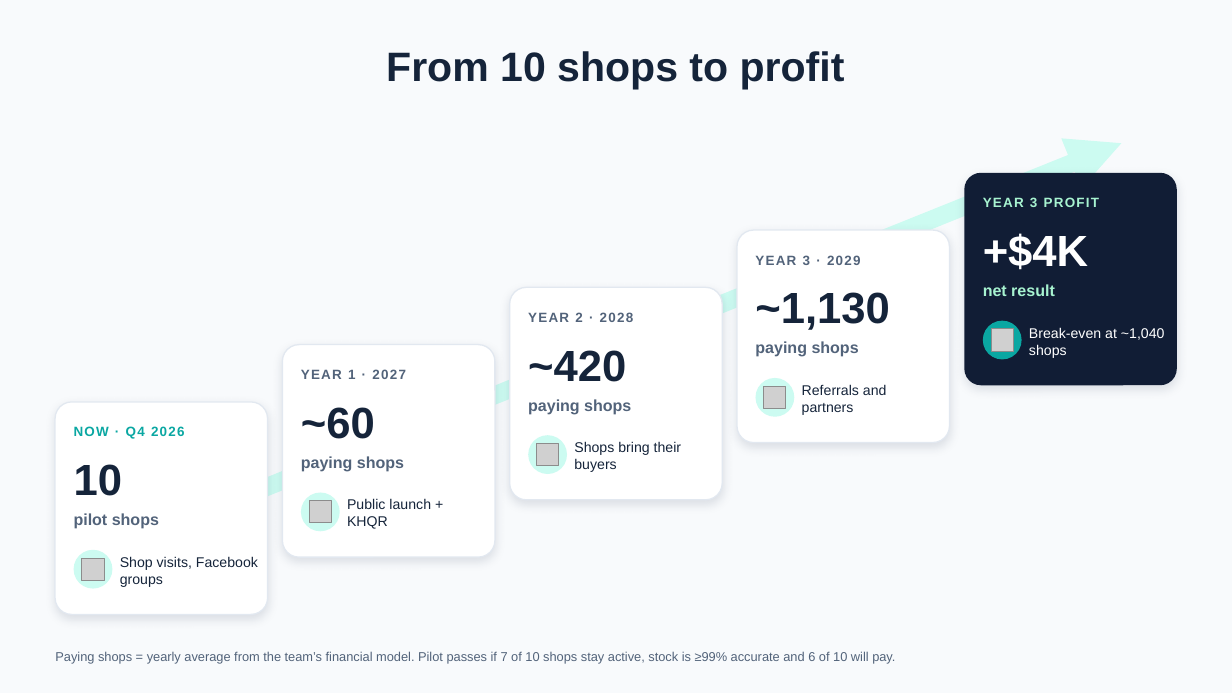
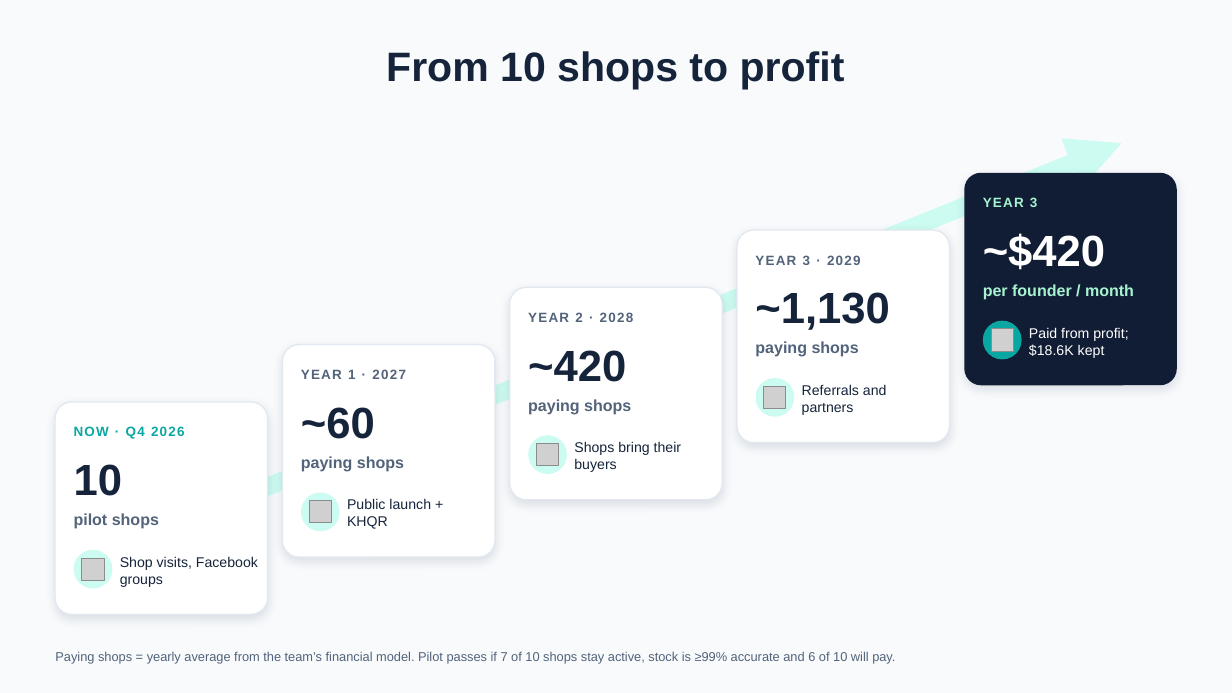
Before and after one commit to mengchheanglong/rentify-unipreneur, a slide deck: slide 1 of output/drafts/Rentify_v6_slide14_grow.pptx. Drawn at 1232x693 pixels with LibreOffice and Linux fonts; fonts in the diff are those of the drawing; grey boxes stand for pictures. Boxes give left, top, right and bottom in pixels: in the first picture for what was removed or moved away, otherwise in the second. Text is boxed around its words. In the diff, an @@ line names an element or a change of style, - is before the commit and + after.

```diff
--- a/output/drafts/Rentify_v6_slide14_grow.pptx
+++ b/output/drafts/Rentify_v6_slide14_grow.pptx
@@ text at (x1=983, y1=197, x2=1037, y2=207): text changed @@
-YEAR 3 PROFIT
+YEAR 3
@@ text at (x1=983, y1=233, x2=1105, y2=270): text changed @@
-+$4K
+~$420
@@ text at (x1=983, y1=284, x2=1134, y2=300): text changed @@
-net result
+per founder / month
@@ text at (x1=1029, y1=327, x2=1128, y2=358): text changed @@
-Break-even at ~1,040 shops
+Paid from profit; $18.6K kept
```
Also in this commit, not shown: 7 other files.
